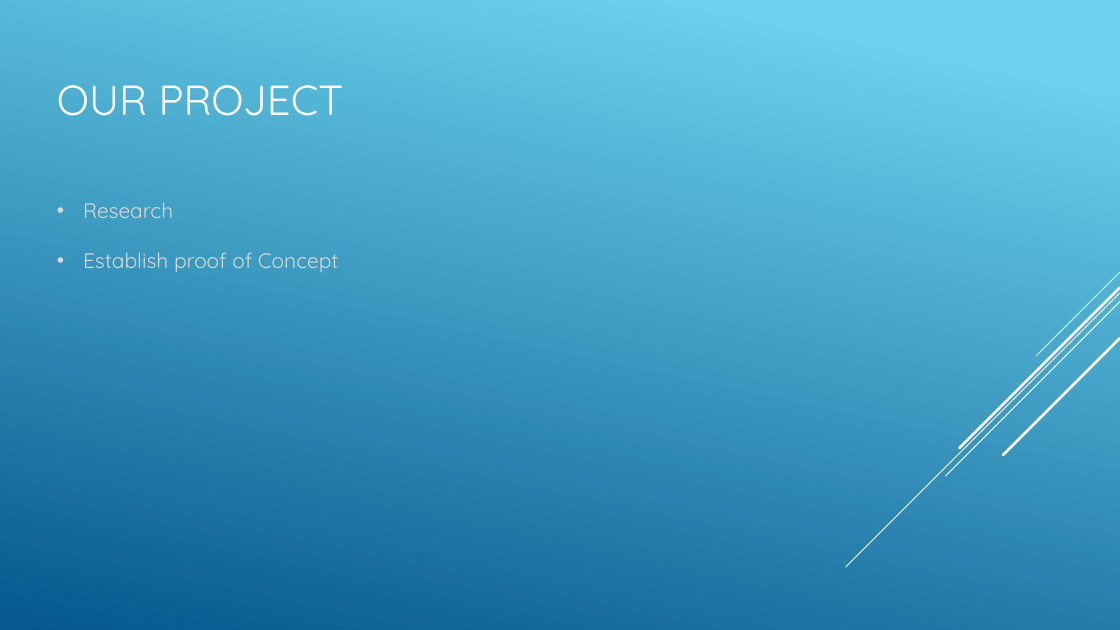
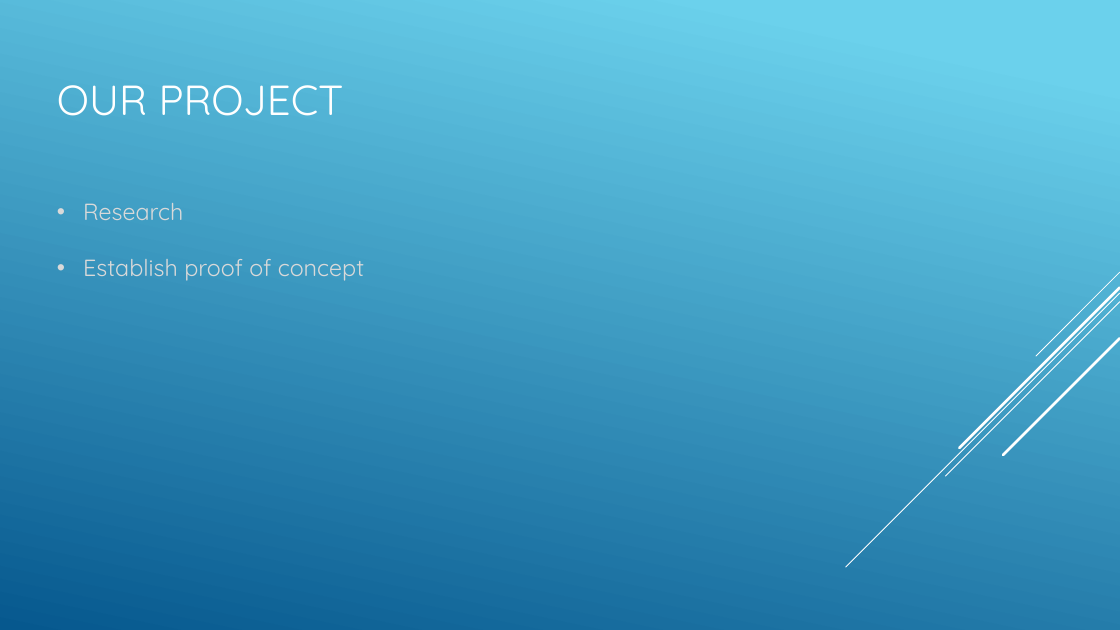
Before and after one commit to SDSMT-CSC464-F15/arm, a slide deck: slide 3 of Documents/ClientPresent2.pptx. Drawn at 1120x630 pixels with LibreOffice and Linux fonts; fonts in the diff are those of the drawing. Boxes give left, top, right and bottom in pixels: in the first picture for what was removed or moved away, otherwise in the second. Text is boxed around its words. In the diff, an @@ line names an element or a change of style, - is before the commit and + after.

Commit message:
Completed Sprint 3 report. Edited some formatting on the client presentation powerpoint

```diff
--- a/Documents/ClientPresent2.pptx
+++ b/Documents/ClientPresent2.pptx
@@ text at <box>83,203,183,220</box>: size 18 to 20 pt in "Research" @@
@@ text at <box>83,259,364,281</box>: text changed; size 18 to 20 pt @@
-• Establish proof of Concept
+• Establish proof of concept
```
Also in this commit, not shown: 10 other slides changed, 4 other files.
